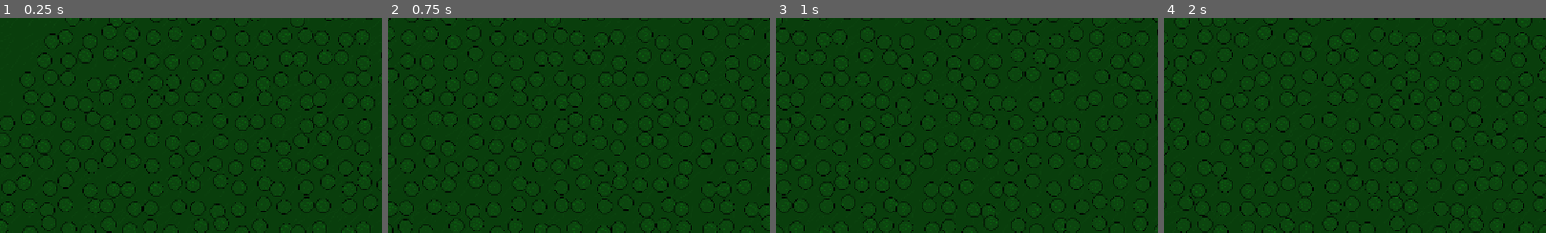
Above: before the commit, frames 1-4 (left to right).
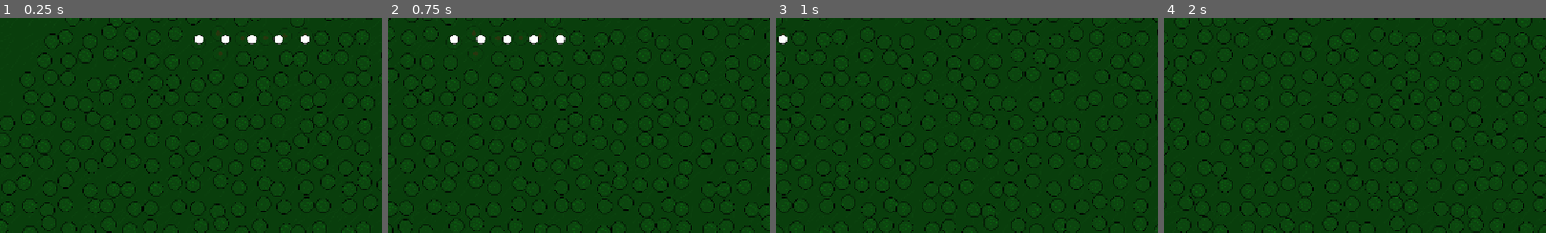
Above: after the commit, the same moments.

Repository: washaps0/sovereing
Game: Godot game, scene res://scenes/world.tscn
Two runs of this game, one before a commit and one after it. Both use one fixed random seed, a clock stepped at 60 frames per second and the inputs below.
Inputs (mouse positions are % of the whole screen's width and height, from its top left):
- Up to frame 1 (0.25 s): no input
- Up to frame 2 (0.75 s): tap Enter at 0.5 s; move the mouse to (72, 45) at 0.52 s; hold D from 0.53 s (still down); hold Shift from 0.53 s (still down); click (72, 45) at 0.67 s
- Up to frame 3 (1 s): keep holding D; keep holding Shift
- Up to frame 4 (2 s): move the mouse to (30, 55) at 1.27 s; release D at 1.28 s; release Shift at 1.28 s; hold S from 1.28 s (still down); tap Shift at 1.35 s; click (30, 55) at 1.42 s
The pictures show only the part of the screen within x 0-50%, y 42-92%; the shares and areas given below are measured in that part.

The runs differ from the first frame. In frame 1, 0.6% of the frame differs, in the area x 50-82%, y 3-20%; in frame 2, 0.7%, in the area x 15-47%, y 3-20%; in frame 3, 0.1%; in frame 4, nothing differs.

Commit message:
characters and buildings

Diff:
--- /dev/null
+++ b/scenes/objects/buildings/residence.tscn
@@ -0,0 +1,16 @@
+[gd_scene format=3 uid="uid://ccj0hlq3xwjtj"]
+
+[ext_resource type="Texture2D" uid="uid://b6o3l2dghab7i" path="res://assets/objects/buildings/residence.png" id="1_5fchd"]
+
+[sub_resource type="RectangleShape2D" id="RectangleShape2D_qu7ja"]
+size = Vector2(43.333332, 19.166666)
+
+[node name="residence" type="Area2D" unique_id=732566616]
+scale = Vector2(1.2, 1.2)
+
+[node name="Sprite2D" type="Sprite2D" parent="." unique_id=1570788124]
+texture = ExtResource("1_5fchd")
+
+[node name="CollisionShape2D" type="CollisionShape2D" parent="." unique_id=1407389209]
+position = Vector2(-3.973643e-07, -0.416667)
+shape = SubResource("RectangleShape2D_qu7ja")
--- /dev/null
+++ b/scenes/objects/buildings/warehouse.tscn
@@ -0,0 +1,16 @@
+[gd_scene format=3 uid="uid://c6xcvtk0ow4j7"]
+
+[ext_resource type="Texture2D" uid="uid://b7h15is7ncyar" path="res://assets/objects/buildings/warehouse.png" id="1_gdsal"]
+
+[sub_resource type="RectangleShape2D" id="RectangleShape2D_qu7ja"]
+size = Vector2(31.666666, 19.166666)
+
+[node name="residence" type="Area2D" unique_id=732566616]
+scale = Vector2(1.2, 1.2)
+
+[node name="Sprite2D" type="Sprite2D" parent="." unique_id=1570788124]
+texture = ExtResource("1_gdsal")
+
+[node name="CollisionShape2D" type="CollisionShape2D" parent="." unique_id=1407389209]
+position = Vector2(-3.973643e-07, -0.416667)
+shape = SubResource("RectangleShape2D_qu7ja")
--- /dev/null
+++ b/scenes/objects/tree.tscn
@@ -0,0 +1,14 @@
+[gd_scene load_steps=3 format=3 uid="uid://b5m8vt74ci5rw"]
+
+[ext_resource type="Script" path="res://scripts/objects/tree.gd" id="1_tree"]
+
+[sub_resource type="RectangleShape2D" id="RectangleShape2D_tree"]
+size = Vector2(28, 28)
+
+[node name="tree" type="Area2D" unique_id=1635939362]
+script = ExtResource("1_tree")
+
+[node name="Sprite2D" type="Sprite2D" parent="." unique_id=1871621905]
+
+[node name="CollisionShape2D" type="CollisionShape2D" parent="."]
+shape = SubResource("RectangleShape2D_tree")
--- /dev/null
+++ b/scenes/objects/unit.tscn
@@ -0,0 +1,24 @@
+[gd_scene format=3 uid="uid://bjk2tv1n2jdfb"]
+
+[ext_resource type="Script" uid="uid://t2p6018ccmxx" path="res://scripts/controls/unit.gd" id="1_a08q0"]
+[ext_resource type="Texture2D" uid="uid://gy6pjcx7kxw6" path="res://assets/char/character.png" id="2_tg830"]
+[ext_resource type="Texture2D" uid="uid://coccaa1kymlaq" path="res://assets/char/selection.png" id="3_ct7mf"]
+
+[sub_resource type="CircleShape2D" id="CircleShape2D_pkhve"]
+radius = 9.0
+
+[node name="unit" type="CharacterBody2D" unique_id=1967091442]
+scale = Vector2(0.8, 0.8)
+input_pickable = true
+script = ExtResource("1_a08q0")
+
+[node name="CollisionShape2D" type="CollisionShape2D" parent="." unique_id=1279065553]
+shape = SubResource("CircleShape2D_pkhve")
+
+[node name="body" type="Sprite2D" parent="." unique_id=472142751]
+z_index = 1
+texture = ExtResource("2_tg830")
+
+[node name="selection" type="Sprite2D" parent="." unique_id=1628380144]
+visible = false
+texture = ExtResource("3_ct7mf")
--- a/scenes/world.tscn
+++ b/scenes/world.tscn
@@ -1,7 +1,7 @@
 [gd_scene format=3 uid="uid://b7ujr3dbqctcr"]
 
 [ext_resource type="Script" uid="uid://4laychbl83fg" path="res://scripts/land/generation.gd" id="1_nnsk1"]
-[ext_resource type="Script" uid="uid://dkbrrpckqawat" path="res://scripts/land/camera_2d.gd" id="2_rwgxs"]
+[ext_resource type="Script" uid="uid://dkbrrpckqawat" path="res://scripts/controls/camera_2d.gd" id="2_rwgxs"]
 
 [node name="world" type="Node2D" unique_id=1067150204]
 script = ExtResource("1_nnsk1")
--- /dev/null
+++ b/scripts/controls/unit.gd
@@ -0,0 +1,51 @@
+extends CharacterBody2D
+
+@export var speed := 100.0
+
+static var selected_unit
+
+var target_position := Vector2.ZERO
+var selected := false
+
+@onready var selection: Sprite2D = $selection
+
+
+func _ready():
+	add_to_group("units")
+	target_position = global_position
+	selection.visible = false
+
+
+func _physics_process(_delta):
+	if global_position.distance_to(target_position) > 3:
+		var direction = global_position.direction_to(target_position)
+		velocity = direction * speed
+		move_and_slide()
+	else:
+		velocity = Vector2.ZERO
+
+
+func _input_event(_viewport: Node, event: InputEvent, _shape_idx: int):
+	if event is InputEventMouseButton and event.button_index == MOUSE_BUTTON_LEFT and event.pressed:
+		select()
+		get_viewport().set_input_as_handled()
+
+
+func _unhandled_input(event: InputEvent):
+	if selected and event is InputEventMouseButton and event.button_index == MOUSE_BUTTON_RIGHT and event.pressed:
+		target_position = get_global_mouse_position()
+		get_viewport().set_input_as_handled()
+
+
+func select():
+	if is_instance_valid(selected_unit) and selected_unit != self:
+		selected_unit.deselect()
+
+	selected_unit = self
+	selected = true
+	selection.visible = true
+
+
+func deselect():
+	selected = false
+	selection.visible = false
--- a/scripts/land/generation.gd
+++ b/scripts/land/generation.gd
@@ -6,6 +6,18 @@
 const FOREST_NOISE_FREQUENCY := 0.0003
 const FOREST_THRESHOLD := 0.2
 const TREE_SPACING := 32
+const UNIT_SCENE := preload("res://scenes/objects/unit.tscn")
+
+@export var starting_unit_count := 5
+@export var unit_spawn_position := Vector2(300, 300)
+@export var unit_spacing := 40.0
+
+
+func spawn_starting_units():
+	for i in range(starting_unit_count):
+		var unit = UNIT_SCENE.instantiate()
+		unit.position = unit_spawn_position + Vector2(i * unit_spacing, 0)
+		add_child(unit)
 
 var forest_noise := FastNoiseLite.new()
 
@@ -21,6 +33,8 @@
 	preload("res://assets/objects/nature/trees/tree3.png")
 ]
 
+const TREE_SCENE := preload("res://scenes/objects/tree.tscn")
+
 var rng := RandomNumberGenerator.new()
 
 func generate_ground():
@@ -34,11 +48,9 @@
 
 
 func spawn_tree(pos: Vector2):
-	var tree = Sprite2D.new()
-
-	tree.texture = tree_textures[rng.randi_range(0, tree_textures.size() - 1)]
+	var tree = TREE_SCENE.instantiate()
+	tree.tree_variant = rng.randi_range(0, tree_textures.size() - 1)
 	tree.position = pos
-
 	$trees.add_child(tree)
 
 func generate_forest():
@@ -59,3 +71,9 @@
 
 	generate_ground()
 	generate_forest()
+	spawn_starting_units()
+
+
+func _unhandled_input(event: InputEvent):
+	if event is InputEventMouseButton and event.button_index == MOUSE_BUTTON_LEFT and event.pressed:
+		get_tree().call_group("units", "deselect")
--- /dev/null
+++ b/scripts/objects/tree.gd
@@ -0,0 +1,38 @@
+extends Area2D
+
+const NORMAL_TEXTURES: Array[Texture2D] = [
+	preload("res://assets/objects/nature/trees/tree1.png"),
+	preload("res://assets/objects/nature/trees/tree2.png"),
+	preload("res://assets/objects/nature/trees/tree3.png")
+]
+
+const OCCLUDED_TEXTURES: Array[Texture2D] = [
+	preload("res://assets/objects/nature/trees/tree1_ocap.png"),
+	preload("res://assets/objects/nature/trees/tree2_ocap.png"),
+	preload("res://assets/objects/nature/trees/tree3_ocap.png")
+]
+
+var tree_variant := 0
+var units_inside := 0
+
+@onready var tree_sprite: Sprite2D = $Sprite2D
+
+
+func _ready():
+	tree_variant = clampi(tree_variant, 0, NORMAL_TEXTURES.size() - 1)
+	tree_sprite.texture = NORMAL_TEXTURES[tree_variant]
+	body_entered.connect(_on_body_entered)
+	body_exited.connect(_on_body_exited)
+
+
+func _on_body_entered(body: Node2D):
+	if body is CharacterBody2D:
+		units_inside += 1
+		tree_sprite.texture = OCCLUDED_TEXTURES[tree_variant]
+
+
+func _on_body_exited(body: Node2D):
+	if body is CharacterBody2D:
+		units_inside = maxi(units_inside - 1, 0)
+		if units_inside == 0:
+			tree_sprite.texture = NORMAL_TEXTURES[tree_variant]
Binary file added: assets/char/character.png
Not shown, added: assets/char/character.png.import
Binary file added: assets/char/selection.png
Not shown, added: assets/char/selection.png.import
Binary file added: assets/objects/buildings/residence.png
Not shown, added: assets/objects/buildings/residence.png.import
Binary file added: assets/objects/buildings/warehouse.png
Not shown, changed: assets/objects/buildings/warehouse.png.import
Renamed: assets/objects/nature/trees/tree2s.png -> assets/objects/nature/trees/tree2_ocap.png
Not shown, changed: assets/objects/nature/trees/tree2_ocap.png.import
Renamed: assets/objects/nature/trees/tree3s.png -> assets/objects/nature/trees/tree3_ocap.png
Not shown, added: assets/objects/nature/trees/tree3_ocap.png.import
(and 13 more such lines)
